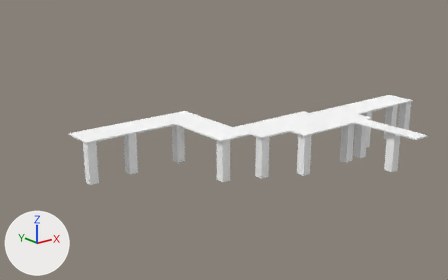
Two versions of the Blender file Demo/Resources/Models/HarborTypeB.blend, one commit apart.
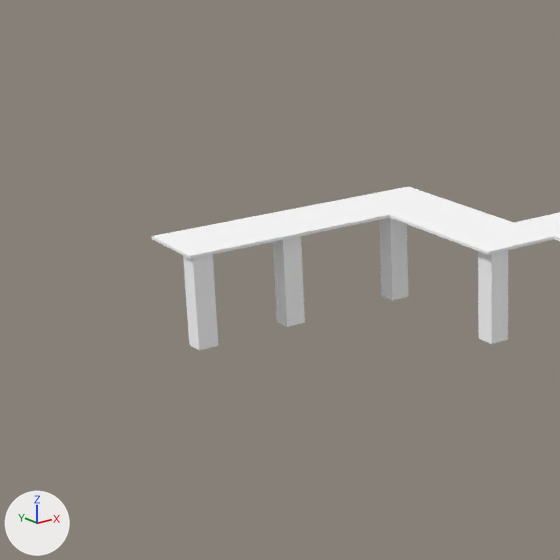
Each version is shown whole from a 50 mm lens placed at (-291.0, -278.0, 108.0), pointed at (-63.0, 7.0, -6.0), then close up on the part from 0% to 57% of the width and 9% to 100% of the height. Arrows for +X, +Y and +Z are at lower left; the lights stay in place.

In view in the first close-up: '"poste15"'.
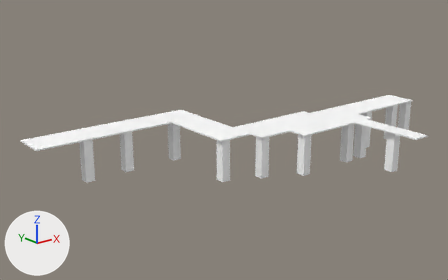
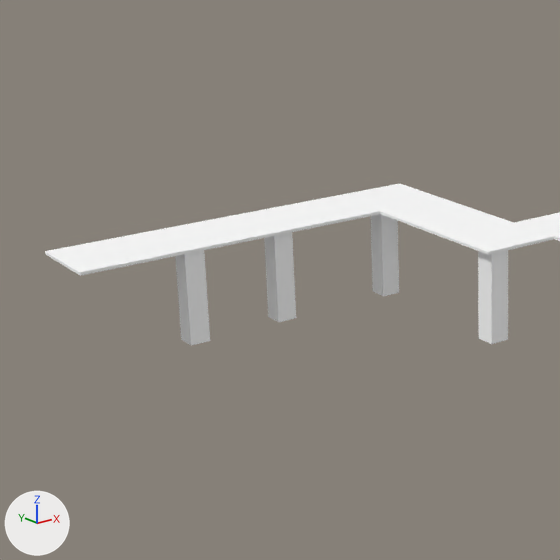
What differs and where, as boxes [x1, y1, x2, y2] in the close-ups (560 x 560 px; the box of a moved part takes in the faces that stretch with it):
'"poste15"', reshaped
    before: [151, 186, 560, 351]
    after: [45, 184, 560, 345]
part 1 of me_poste15__001, moved or reshaped
    before: [151, 199, 390, 259]
    after: [45, 195, 380, 276]
part 2 of me_poste15__001, moved or reshaped
    before: [183, 186, 514, 351]
    after: [175, 184, 514, 345]

Edits to the bpy script that builds the scene:
```text
Change me_poste15__001:
    where me_poste15__001.from_pydata(...)  # 141 vertices, 276 faces; spans x -4.0..225.0, y -71.0..19.0, z -8.0..19.0
    used by ob_poste15; location = (-139.2, 34.2, -16.7)
    me_poste15__001 part 1: all 4 vertices in x -4.0, y -3.0..19.0, z 18.0..19.0 are moved by (-27.0, 5.0, 0.0)
    me_poste15__001 part 2: all 32 vertices in x -3.0..80.0, y -3.0..19.0, z -8.0..19.0 are moved by (0.0, 5.0, 0.0)
```
